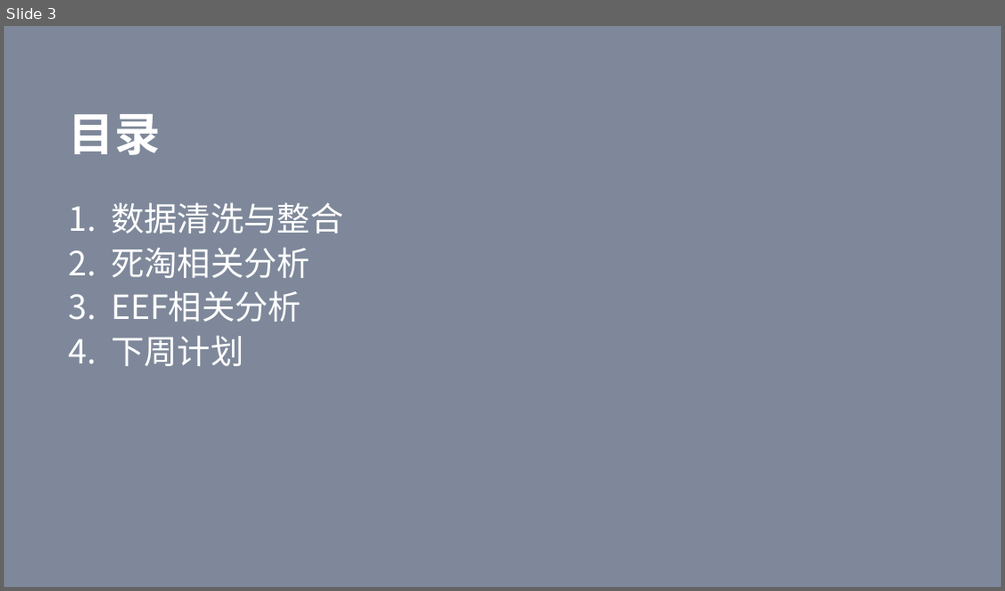
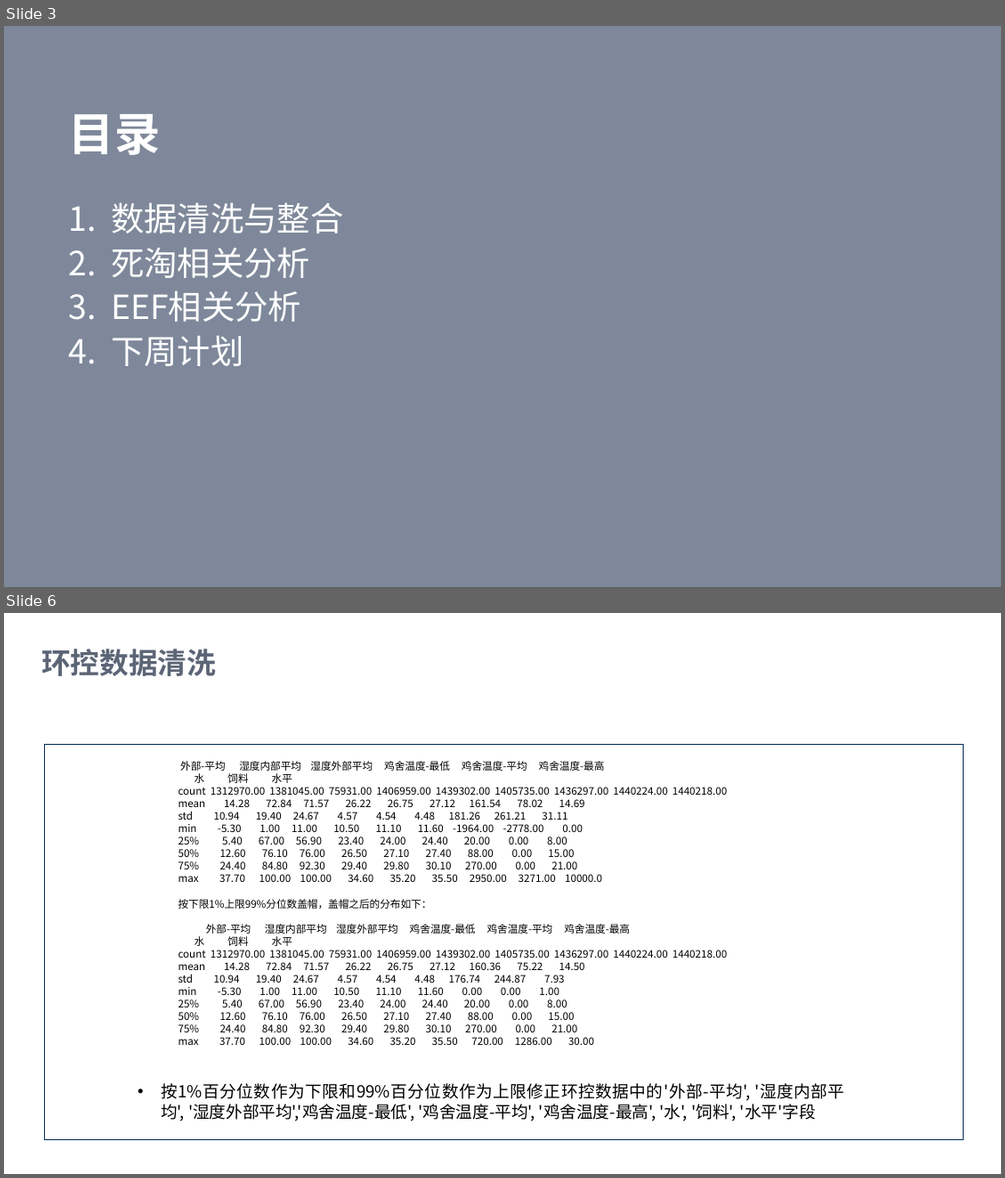
Before and after one commit to xiaoyanyan0/chickenfarming, a slide deck: 阶段性结论/week 0516v0.1.pptx. Shown one above the other, each under a label of ours: slide 3 before the commit, slides 3 and 6 after it; the slides between them are not shown. The pictures are 1005x591 and 1005x1178 pixels, drawn with LibreOffice and Linux fonts; fonts in the diff are those of the drawing. Boxes give left, top, right and bottom in pixels: in the first picture for what was removed or moved away, otherwise in the second. Text is boxed around its words. In the diff, an @@ line names an element or a change of style, - is before the commit and + after.

```diff
--- a/阶段性结论/week 0516v0.1.pptx
+++ b/阶段性结论/week 0516v0.1.pptx
@@ slide 6 added at bbox=[4, 613, 1001, 1174], background #FFFFFF @@
@@ text added at bbox=[41, 649, 216, 676], 28 pt, text #5C6576, bold @@
+环控数据清洗
@@ rectangle added at bbox=[44, 745, 963, 1140], outline #032954 1 pt @@
@@ text added at bbox=[178, 761, 727, 1045], 10 pt, text #000000 @@
+外部-平均 湿度内部平均 湿度外部平均 鸡舍温度-最低 鸡舍温度-平均 鸡舍温度-最高
+水 饲料 水平
+count 1312970.00 1381045.00 75931.00 1406959.00 1439302.00 1405735.00 1436297.00 1440224.00 1440218.00
+mean 14.28 72.84 71.57 26.22 26.75 27.12 161.54 78.02 14.69
+std 10.94 19.40 24.67 4.57 4.54 4.48 181.26 261.21 31.11
+min -5.30 1.00 11.00 10.50 11.10 11.60 -1964.00 -2778.00 0.00
+25% 5.40 67.00 56.90 23.40 24.00 24.40 20.00 0.00 8.00
+50% 12.60 76.10 76.00 26.50 27.10 27.40 88.00 0.00 15.00
+75% 24.40 84.80 92.30 29.40 29.80 30.10 270.00 0.00 21.00
+max 37.70 100.00 100.00 34.60 35.20 35.50 2950.00 3271.00 10000.0
+按下限1%上限99%分位数盖帽，盖帽之后的分布如下：
+外部-平均 湿度内部平均 湿度外部平均 鸡舍温度-最低 鸡舍温度-平均 鸡舍温度-最高
+水 饲料 水平
+count 1312970.00 1381045.00 75931.00 1406959.00 1439302.00 1405735.00 1436297.00 1440224.00 1440218.00
+mean 14.28 72.84 71.57 26.22 26.75 27.12 160.36 75.22 14.50
+std 10.94 19.40 24.67 4.57 4.54 4.48 176.74 244.87 7.93
+min -5.30 1.00 11.00 10.50 11.10 11.60 0.00 0.00 1.00
+25% 5.40 67.00 56.90 23.40 24.00 24.40 20.00 0.00 8.00
+50% 12.60 76.10 76.00 26.50 27.10 27.40 88.00 0.00 15.00
+75% 24.40 84.80 92.30 29.40 29.80 30.10 270.00 0.00 21.00
+max 37.70 100.00 100.00 34.60 35.20 35.50 720.00 1286.00 30.00
@@ text added at bbox=[161, 1083, 845, 1121], 16 pt, text #000000 @@
+• 按1%百分位数作为下限和99%百分位数作为上限修正环控数据中的'外部-平均', '湿度内部平均', '湿度外部平均','鸡舍温度-最低', '鸡舍温度-平均', '鸡舍温度-最高', '水', '饲料', '水平'字段
```
Also in this commit, not shown: 1 slide changed, 9 other slides added, 9 slides removed, 13 other files.
